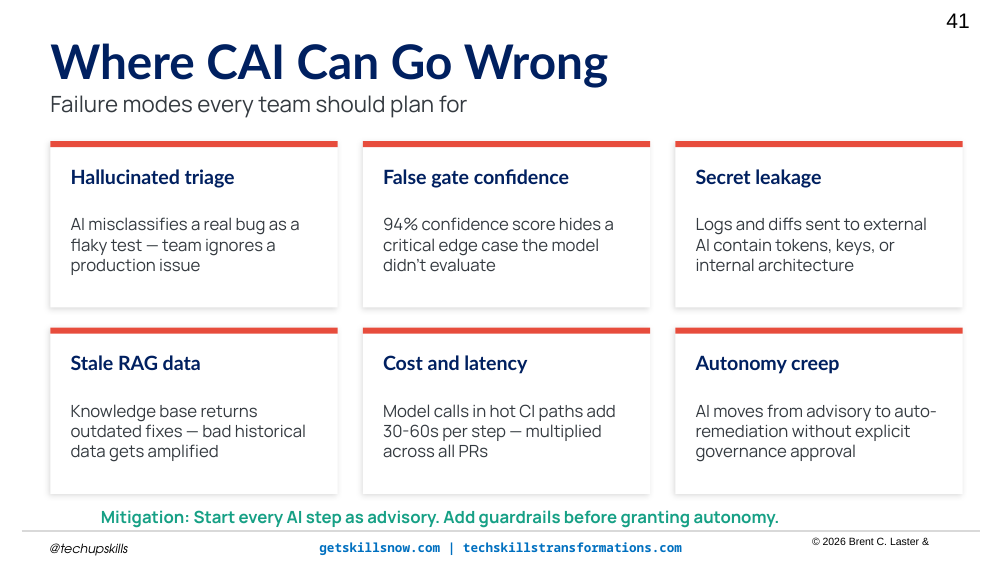
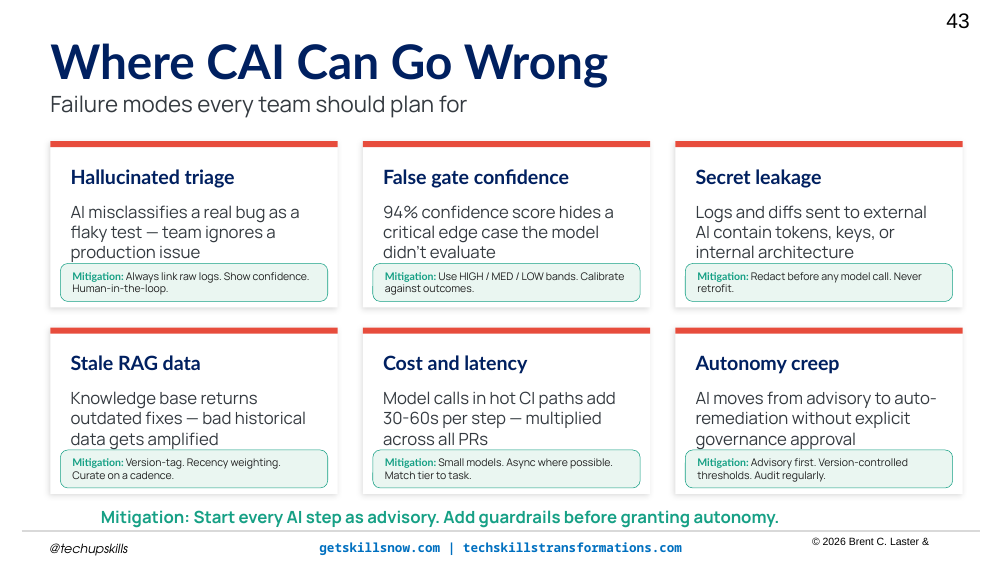
Before and after one commit to brentlaster/arc-of-ai-talks, a slide deck: slide 43 of cai/cicd-cai.pptm (slide 41 before the commit). Drawn at 1008x567 pixels with LibreOffice and Linux fonts; fonts in the diff are those of the drawing; background and template pictures are left out. Boxes give left, top, right and bottom in pixels: in the first picture for what was removed or moved away, otherwise in the second. Text is boxed around its words. In the diff, an @@ line names an element or a change of style, - is before the commit and + after.

```diff
--- a/cai/cicd-cai.pptm
+++ b/cai/cicd-cai.pptm
@@ page number at (x1=946, y1=13, x2=969, y2=29): text changed @@
-41
+43
@@ text "AI misclassifies a real bug ..." moved from (x1=71, y1=217, x2=299, y2=275) to (x1=71, y1=205, x2=299, y2=264) @@
@@ text "94% confidence score hides a ..." rewrapped from (x1=383, y1=217, x2=614, y2=272) to (x1=383, y1=205, x2=614, y2=264) @@
@@ text "Logs and diffs sent to ..." rewrapped from (x1=696, y1=217, x2=927, y2=272) to (x1=696, y1=205, x2=927, y2=264) @@
@@ rounded rectangle added at (x1=60, y1=264, x2=328, y2=302), fill #EAF6F1, outline #16A085 0.5 pt, 10 pt, text #1D1D1D @@
+Mitigation: Always link raw logs. Show confidence. Human-in-the-loop.
@@ rounded rectangle added at (x1=373, y1=264, x2=640, y2=302), fill #EAF6F1, outline #16A085 0.5 pt, 10 pt, text #1D1D1D @@
+Mitigation: Use HIGH / MED / LOW bands. Calibrate against outcomes.
@@ rounded rectangle added at (x1=685, y1=264, x2=953, y2=302), fill #EAF6F1, outline #16A085 0.5 pt, 10 pt, text #1D1D1D @@
+Mitigation: Redact before any model call. Never retrofit.
@@ text "Knowledge base returns outdated fixes ..." moved from (x1=71, y1=404, x2=306, y2=462) to (x1=71, y1=391, x2=306, y2=450) @@
@@ text "Model calls in hot CI ..." rewrapped from (x1=383, y1=404, x2=616, y2=458) to (x1=383, y1=391, x2=616, y2=450) @@
@@ text "AI moves from advisory to ..." moved from (x1=696, y1=404, x2=937, y2=462) to (x1=696, y1=391, x2=937, y2=450) @@
@@ rounded rectangle added at (x1=60, y1=450, x2=328, y2=488), fill #EAF6F1, outline #16A085 0.5 pt, 10 pt, text #1D1D1D @@
+Mitigation: Version-tag. Recency weighting. Curate on a cadence.
@@ rounded rectangle added at (x1=373, y1=450, x2=640, y2=488), fill #EAF6F1, outline #16A085 0.5 pt, 10 pt, text #1D1D1D @@
+Mitigation: Small models. Async where possible. Match tier to task.
@@ rounded rectangle added at (x1=685, y1=450, x2=953, y2=488), fill #EAF6F1, outline #16A085 0.5 pt, 10 pt, text #1D1D1D @@
+Mitigation: Advisory first. Version-controlled thresholds. Audit regularly.
```
Also in this commit, not shown: 4 other slides changed, 4 slides added, 3 slides removed, 1 other file.
